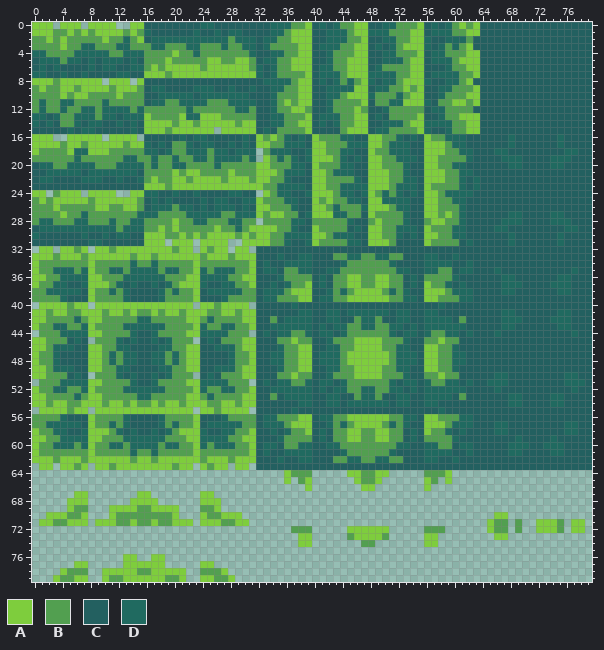
Pixel-art file: graphics/source/tilesets/pebbles.aseprite. Above: the version before the commit.
80x80 pixels, 1 frame.
Palette (. is transparent): A #7ecd3d  B #529f50  C #236060  D #206a60
The result:
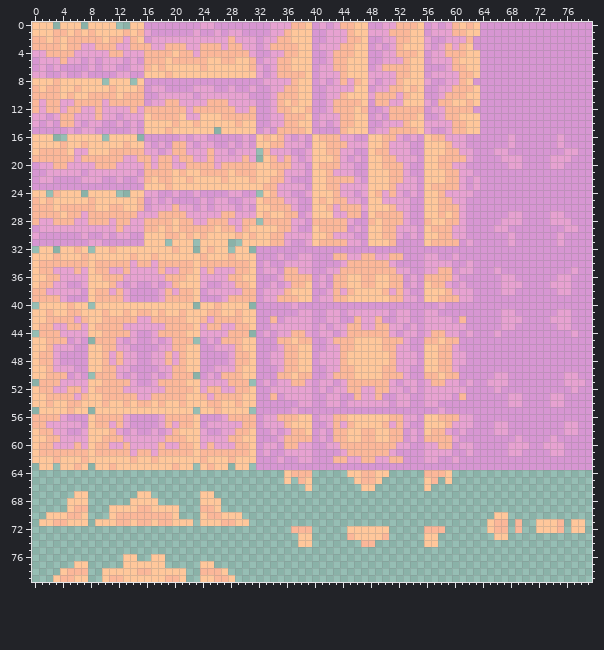
Diff:
{"change": "layer \"Midnight\" now hidden"}
{"change": "layer \"Evening\" now hidden"}
{"colour":"A","old":"#7ecd3d","new":"#ffc79b"}
{"colour":"B","old":"#529f50","new":"#fbb799"}
{"colour":"C","old":"#236060","new":"#d796d2"}
{"colour":"D","old":"#206a60","new":"#e7a2d1"}
{"label":"changed","picture_box":[32,22,592,547]}
{"label":"changed","picture_box":[53,554,235,582]}
